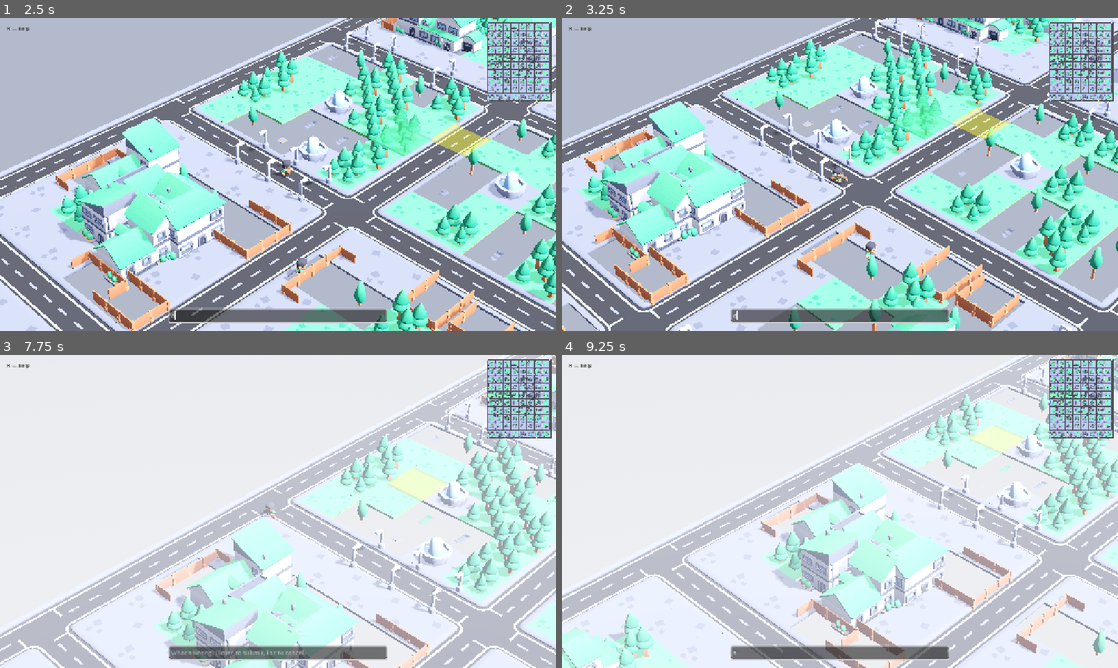
Above: before the commit, frames 1-4 (two rows, left to right).
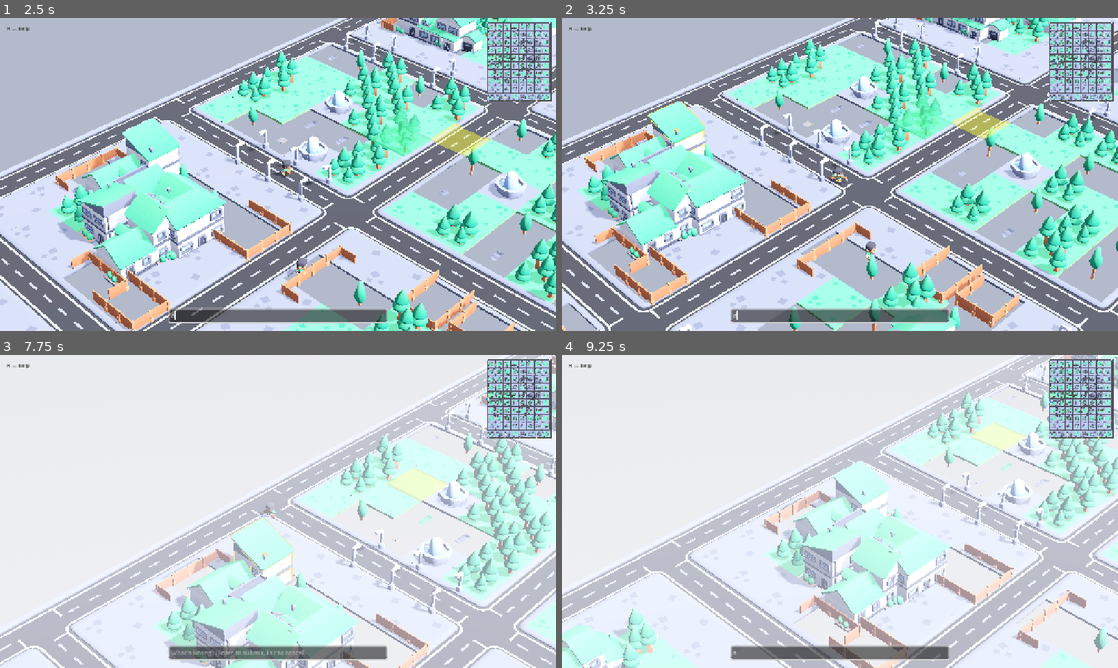
Above: after the commit, the same moments.

Repository: peterschmidt85/openworld
Game: Godot game, scene res://scenes/main.tscn
Same seed, same stepped clock (60 frames per second), same inputs: the game is played once before the commit and once after it.
Inputs (mouse positions are in pixels of both pictures, inside the frame that each line leads up to):
- Up to frame 1 (2.5 s): tap Enter at 0.5, 1.25 s; move the mouse to (400, 158) at 0.52 s; hold D 0.53-1.25 s; hold Tab 0.53-1.25 s; click (400, 158) at 0.67 s; drag from (166, 190) to (250, 237) at 1.27 s; move the mouse to (333, 105) at 2.02 s; hold D from 2.03 s (still down); hold Tab from 2.03 s (still down); click (333, 105) at 2.17 s
- Up to frame 2 (3.25 s): release D at 2.75 s; release Tab at 2.75 s; drag from (812, 237) to (673, 127) at 2.77 s
- Up to frame 3 (7.75 s): move the mouse to (444, 558) at 3.52 s; hold A 3.53-4.25 s; hold Tab 3.53-4.25 s; tap F at 3.6 s; click (444, 558) at 3.67 s; drag from (111, 464) to (194, 433) at 4.27 s; move the mouse to (305, 511) at 5.02 s; hold S 5.03-5.75 s; hold Shift 5.03-5.75 s; click (305, 511) at 5.17 s; tap Tab at 5.3 s; drag from (194, 433) to (166, 527) at 5.77 s; move the mouse to (400, 495) at 6.52 s; hold W 6.53-7.25 s; hold Tab 6.53-7.25 s; tap Enter at 6.6, 7.25 s; click (400, 495) at 6.67 s; drag from (166, 527) to (250, 574) at 7.27 s
- Up to frame 4 (9.25 s): move the mouse to (895, 442) at 8.02 s; hold S 8.03-8.75 s; hold Middle mouse button (camera_rotate) 8.03-8.75 s; click (895, 442) at 8.17 s; tap Tab at 8.3 s; drag from (812, 574) to (673, 464) at 8.77 s

Frame 1 is identical in both runs. In frame 2, less than 0.1% of the frame differs, in the area x 15-26%, y 26-43%; in frame 3, 0.1%; in frame 4, 16%, in the area x 0-100%, y 0-100%.

Commit message:
Add building entrance mapping and hover highlight feature
- Implemented mapping of building entrances to the nearest walkable cells based on the building's facing direction.
- Added a new hover highlight script to visually indicate players, NPCs, and buildings when hovered over with the mouse.
- Updated player and NPC scripts to accommodate new collision layers and improve pathfinding interactions with buildings.
- Introduced a shader for the outline effect used in the hover highlight.

Co-authored-by: Cursor <cursoragent@cursor.com>

Diff:
--- a/city/scripts/builder.gd
+++ b/city/scripts/builder.gd
@@ -88,8 +88,41 @@
 	player = PlayerSpawner.spawn(get_parent(), Vector3(spawn_x, 1.0, spawn_z))
 	player.set("pathfinder", pathfinder)
 
+	# Building entrance map (building cell → nearest walkable cell in facing direction)
+	var walkable_types = [city_gen.Cell.ROAD, city_gen.Cell.SIDEWALK, city_gen.Cell.PARK, city_gen.Cell.PLAZA]
+	var building_entrances: Dictionary = {}
+	for pos in city_gen.plan:
+		if city_gen.plan[pos] == city_gen.Cell.BUILDING:
+			var rot: int = city_gen._facing_road_rotation(pos.x, pos.y)
+			var off: Vector2i
+			match rot:
+				0: off = Vector2i(0, -1)
+				1: off = Vector2i(1, 0)
+				2: off = Vector2i(0, 1)
+				3: off = Vector2i(-1, 0)
+				_: off = Vector2i(0, -1)
+			for i in range(1, city_gen.road_spacing):
+				var candidate: Vector2i = pos + off * i
+				if city_gen.plan.get(candidate, city_gen.Cell.WATER) in walkable_types:
+					building_entrances[pos] = candidate
+					break
+	player.set("building_entrances", building_entrances)
+	print("Building entrances: %d mapped" % building_entrances.size())
+
 	# Spawn NPCs
 	_spawn_npcs(city_gen)
+
+	# Hover highlight (outline on hover)
+	var bldg_cells: Dictionary = {}
+	for pos in city_gen.plan:
+		if city_gen.plan[pos] == city_gen.Cell.BUILDING:
+			bldg_cells[pos] = true
+	var hover_script := load("res://scripts/hover_highlight.gd")
+	var hover_node := Node3D.new()
+	hover_node.name = "HoverHighlight"
+	hover_node.set_script(hover_script)
+	get_parent().add_child.call_deferred(hover_node)
+	hover_node.setup.call_deferred(view_camera, gridmap, bldg_cells)
 
 	# Feedback journal
 	var reporter_script := load("res://scripts/tile_reporter.gd")
@@ -148,6 +181,7 @@
 	var shape_cache: Dictionary = {}
 	var collision_root := StaticBody3D.new()
 	collision_root.name = "CityCollision"
+	collision_root.collision_layer = 5
 	var col_count := 0
 
 	for cell in gridmap.get_used_cells():
--- /dev/null
+++ b/city/scripts/hover_highlight.gd
@@ -0,0 +1,134 @@
+extends Node3D
+
+## Highlights players, NPCs, and buildings with an outline when the mouse hovers over them.
+## Uses physics raycasting (layers 2+3) and the inverted-hull outline shader.
+
+var camera: Camera3D
+var gridmap: GridMap
+var building_cells: Dictionary = {}
+
+var outline_mat: ShaderMaterial
+var building_outline: MeshInstance3D
+
+var _hovered_body: CollisionObject3D = null
+var _hovered_meshes: Array[MeshInstance3D] = []
+var _hovered_cell := Vector3i(-999, -999, -999)
+
+const HOVER_MASK := 2 + 4  # layers 2 (characters) + 3 (buildings)
+
+
+func setup(cam: Camera3D, gm: GridMap, bldg_cells: Dictionary) -> void:
+	camera = cam
+	gridmap = gm
+	building_cells = bldg_cells
+
+	var shader := load("res://shaders/outline.gdshader") as Shader
+	outline_mat = ShaderMaterial.new()
+	outline_mat.shader = shader
+
+	building_outline = MeshInstance3D.new()
+	building_outline.material_override = outline_mat
+	building_outline.visible = false
+	building_outline.cast_shadow = GeometryInstance3D.SHADOW_CASTING_SETTING_OFF
+	add_child(building_outline)
+
+
+func _process(_delta: float) -> void:
+	if camera == null or gridmap == null:
+		return
+
+	if Input.is_key_pressed(KEY_TAB):
+		_clear_highlight()
+		return
+
+	var space := get_world_3d().direct_space_state
+	if space == null:
+		return
+
+	var mouse_pos := get_viewport().get_mouse_position()
+	var from := camera.project_ray_origin(mouse_pos)
+	var to := from + camera.project_ray_normal(mouse_pos) * 200.0
+
+	var query := PhysicsRayQueryParameters3D.create(from, to, HOVER_MASK)
+	var result := space.intersect_ray(query)
+
+	if result.is_empty():
+		_clear_highlight()
+		return
+
+	var collider: Object = result["collider"]
+
+	if collider is CharacterBody3D:
+		_highlight_character(collider as CharacterBody3D)
+	elif collider is StaticBody3D:
+		_highlight_building(result["position"] as Vector3)
+	else:
+		_clear_highlight()
+
+
+func _highlight_character(body: CharacterBody3D) -> void:
+	if body == _hovered_body:
+		return
+	_clear_highlight()
+	_hovered_body = body
+
+	var model := body.get_node_or_null("Model")
+	if model == null:
+		return
+	_collect_mesh_instances(model)
+	for mi in _hovered_meshes:
+		mi.material_overlay = outline_mat
+
+	Input.set_default_cursor_shape(Input.CURSOR_POINTING_HAND)
+
+
+func _highlight_building(hit_pos: Vector3) -> void:
+	var cell := Vector3i(int(floor(hit_pos.x)), 0, int(floor(hit_pos.z)))
+	if cell == _hovered_cell:
+		return
+
+	if not building_cells.has(Vector2i(cell.x, cell.z)):
+		_clear_highlight()
+		return
+
+	_clear_highlight()
+	_hovered_cell = cell
+
+	var item_id := gridmap.get_cell_item(cell)
+	if item_id < 0:
+		return
+
+	var mesh: Mesh = gridmap.mesh_library.get_item_mesh(item_id)
+	if mesh == null:
+		return
+
+	var orient := gridmap.get_cell_item_orientation(cell)
+	var basis := gridmap.get_basis_with_orthogonal_index(orient)
+	building_outline.mesh = mesh
+	building_outline.transform = Transform3D(basis, Vector3(cell.x, 0, cell.z))
+	building_outline.visible = true
+
+	_hovered_body = null
+	Input.set_default_cursor_shape(Input.CURSOR_POINTING_HAND)
+
+
+func _clear_highlight() -> void:
+	for mi in _hovered_meshes:
+		if is_instance_valid(mi):
+			mi.material_overlay = null
+	_hovered_meshes.clear()
+
+	building_outline.visible = false
+
+	if _hovered_body != null or _hovered_cell != Vector3i(-999, -999, -999):
+		Input.set_default_cursor_shape(Input.CURSOR_ARROW)
+
+	_hovered_body = null
+	_hovered_cell = Vector3i(-999, -999, -999)
+
+
+func _collect_mesh_instances(node: Node) -> void:
+	if node is MeshInstance3D:
+		_hovered_meshes.append(node as MeshInstance3D)
+	for child in node.get_children():
+		_collect_mesh_instances(child)
--- a/city/scripts/npc.gd
+++ b/city/scripts/npc.gd
@@ -139,8 +139,26 @@
 	var target: Vector2i = nearby[randi() % nearby.size()]
 	target = target.clamp(region.position, region.position + region.size - Vector2i.ONE)
 
+	var blocked: Array[Vector2i] = []
+	for other in get_tree().get_nodes_in_group("npc"):
+		if other == self:
+			continue
+		var c := Vector2i(int(floor(other.global_position.x)), int(floor(other.global_position.z)))
+		if c != my_cell and not pathfinder.is_point_solid(c):
+			pathfinder.set_point_solid(c, true)
+			blocked.append(c)
+	var players := get_tree().get_nodes_in_group("player")
+	if players.size() > 0:
+		var pc := Vector2i(int(floor(players[0].global_position.x)), int(floor(players[0].global_position.z)))
+		if pc != my_cell and not pathfinder.is_point_solid(pc):
+			pathfinder.set_point_solid(pc, true)
+			blocked.append(pc)
+
 	path_points = pathfinder.get_point_path(my_cell, target)
 	path_index = 0
+
+	for c in blocked:
+		pathfinder.set_point_solid(c, false)
 
 
 func _nearest_walkable_cell(cell: Vector2i) -> Vector2i:
--- a/city/scripts/npc_spawner.gd
+++ b/city/scripts/npc_spawner.gd
@@ -46,7 +46,8 @@
 	npc.name = "NPC"
 	npc.script = NPC_SCRIPT
 	npc.position = pos
-	npc.collision_layer = 0
+	npc.add_to_group("npc")
+	npc.collision_layer = 2
 	npc.collision_mask = 1
 
 	var col_shape := CollisionShape3D.new()
--- a/city/scripts/player.gd
+++ b/city/scripts/player.gd
@@ -8,9 +8,12 @@
 @export var rotation_speed := 10.0
 
 var pathfinder: AStarGrid2D = null
+var building_entrances: Dictionary = {}
 var path_points: PackedVector2Array = PackedVector2Array()
 var path_index := 0
 var _path_log_counter := 0
+var _approach_target: Node3D = null
+var _approach_building_pos := Vector3.INF
 
 var gravity: float = ProjectSettings.get_setting("physics/3d/default_gravity")
 var model: Node3D = null
@@ -61,6 +64,8 @@
 	if raw_input.length() > 0:
 		raw_input = raw_input.normalized()
 		path_points = PackedVector2Array()
+		_approach_target = null
+		_approach_building_pos = Vector3.INF
 
 		var cam := get_viewport().get_camera_3d()
 		if cam:
@@ -76,6 +81,26 @@
 			input_dir = Vector3(raw_input.x, 0, raw_input.y)
 
 	elif path_points.size() > 0 and path_index < path_points.size():
+		if _approach_target and is_instance_valid(_approach_target):
+			var dist_to := global_position.distance_to(_approach_target.global_position)
+			if dist_to < 0.8:
+				path_points = PackedVector2Array()
+				_approach_target = null
+				velocity.x = 0
+				velocity.z = 0
+				_update_animation()
+				return
+
+		if _approach_building_pos != Vector3.INF:
+			var dist_to := global_position.distance_to(_approach_building_pos)
+			if dist_to < 0.8:
+				path_points = PackedVector2Array()
+				_approach_building_pos = Vector3.INF
+				velocity.x = 0
+				velocity.z = 0
+				_update_animation()
+				return
+
 		# Direct position movement along A* path (no collision)
 		var target_cell := path_points[path_index]
 		var target_pos := Vector3(target_cell.x + 0.5, global_position.y, target_cell.y + 0.5)
@@ -153,14 +178,35 @@
 	if cam == null:
 		return
 
-	var from := cam.project_ray_origin(screen_pos)
-	var dir := cam.project_ray_normal(screen_pos)
-	var plane := Plane(Vector3.UP, 0)
-	var hit: Variant = plane.intersects_ray(from, dir)
-	if hit == null:
-		return
-
-	var target_world: Vector3 = hit as Vector3
+	var ray_from := cam.project_ray_origin(screen_pos)
+	var ray_dir := cam.project_ray_normal(screen_pos)
+
+	var target_world: Vector3
+	var clicked_npc: CharacterBody3D = null
+	var clicked_building := false
+	_approach_target = null
+	_approach_building_pos = Vector3.INF
+	var space := get_world_3d().direct_space_state
+	if space == null:
+		return
+	var query := PhysicsRayQueryParameters3D.create(ray_from, ray_from + ray_dir * 200.0, 6)
+	query.exclude = [get_rid()]
+	var ray_result := space.intersect_ray(query)
+	if not ray_result.is_empty():
+		var collider = ray_result["collider"]
+		if collider is CharacterBody3D:
+			target_world = collider.global_position
+			clicked_npc = collider
+			_approach_target = collider
+		else:
+			target_world = ray_result["position"]
+			clicked_building = true
+	else:
+		var plane := Plane(Vector3.UP, 0)
+		var ground_hit: Variant = plane.intersects_ray(ray_from, ray_dir)
+		if ground_hit == null:
+			return
+		target_world = ground_hit as Vector3
 	var from_cell := Vector2i(int(floor(global_position.x)), int(floor(global_position.z)))
 	var to_cell := Vector2i(int(floor(target_world.x)), int(floor(target_world.z)))
 
@@ -171,18 +217,68 @@
 
 	if pathfinder.is_point_solid(from_cell):
 		from_cell = _nearest_walkable(from_cell)
+	if clicked_building:
+		var entrance := _find_building_entrance(to_cell)
+		if entrance != Vector2i(-1, -1):
+			to_cell = entrance
+			_approach_building_pos = Vector3(_last_found_building_cell.x + 0.5, 0, _last_found_building_cell.y + 0.5)
+		elif pathfinder.is_point_solid(to_cell):
+			to_cell = _nearest_walkable(to_cell)
+	elif pathfinder.is_point_solid(to_cell):
+		to_cell = _nearest_walkable(to_cell)
+
+	if from_cell == to_cell:
+		return
+
+	var blocked: Array[Vector2i] = []
+	for npc in get_tree().get_nodes_in_group("npc"):
+		if npc == clicked_npc:
+			continue
+		var c := Vector2i(int(floor(npc.global_position.x)), int(floor(npc.global_position.z)))
+		if c != from_cell and not pathfinder.is_point_solid(c):
+			pathfinder.set_point_solid(c, true)
+			blocked.append(c)
+
 	if pathfinder.is_point_solid(to_cell):
 		to_cell = _nearest_walkable(to_cell)
-
 	if from_cell == to_cell:
-		return
+		for c in blocked:
+			pathfinder.set_point_solid(c, false)
+		return
+
 	path_points = pathfinder.get_point_path(from_cell, to_cell)
 	path_index = 0
+
+	if _approach_building_pos != Vector3.INF and path_points.size() > 0:
+		path_points.append(Vector2(_last_found_building_cell.x, _last_found_building_cell.y))
+
+	for c in blocked:
+		pathfinder.set_point_solid(c, false)
+
 	var dist := absi(from_cell.x - to_cell.x) + absi(from_cell.y - to_cell.y)
 	if path_points.size() == 0:
 		print("[PATH] FAILED %s → %s (no path! dist=%d)" % [from_cell, to_cell, dist])
 	else:
 		print("[PATH] %s → %s (%d steps, dist=%d, world=(%.0f,%.0f)→(%.0f,%.0f))" % [from_cell, to_cell, path_points.size(), dist, global_position.x, global_position.z, target_world.x, target_world.z])
+
+
+var _last_found_building_cell := Vector2i(-1, -1)
+
+func _find_building_entrance(cell: Vector2i) -> Vector2i:
+	_last_found_building_cell = Vector2i(-1, -1)
+	if building_entrances.has(cell):
+		var e: Vector2i = building_entrances[cell]
+		if not pathfinder.is_point_solid(e):
+			_last_found_building_cell = cell
+			return e
+	for off in [Vector2i(0, -1), Vector2i(0, 1), Vector2i(-1, 0), Vector2i(1, 0)]:
+		var neighbor: Vector2i = cell + off
+		if building_entrances.has(neighbor):
+			var e: Vector2i = building_entrances[neighbor]
+			if not pathfinder.is_point_solid(e):
+				_last_found_building_cell = neighbor
+				return e
+	return Vector2i(-1, -1)
 
 
 func _nearest_walkable(cell: Vector2i) -> Vector2i:
--- a/city/scripts/player_spawner.gd
+++ b/city/scripts/player_spawner.gd
@@ -12,8 +12,8 @@
 	player.name = "Player"
 	player.script = PLAYER_SCRIPT
 	player.position = pos
-	player.collision_layer = 1
-	player.collision_mask = 1
+	player.collision_layer = 3
+	player.collision_mask = 3
 
 	# Collision shape (capsule)
 	var col_shape := CollisionShape3D.new()
--- /dev/null
+++ b/city/shaders/outline.gdshader
@@ -0,0 +1,13 @@
+shader_type spatial;
+render_mode unshaded, cull_front;
+
+uniform vec4 outline_color : source_color = vec4(1.0, 0.85, 0.3, 1.0);
+uniform float outline_width : hint_range(0.0, 0.1) = 0.02;
+
+void vertex() {
+	VERTEX += NORMAL * outline_width;
+}
+
+void fragment() {
+	ALBEDO = outline_color.rgb;
+}
